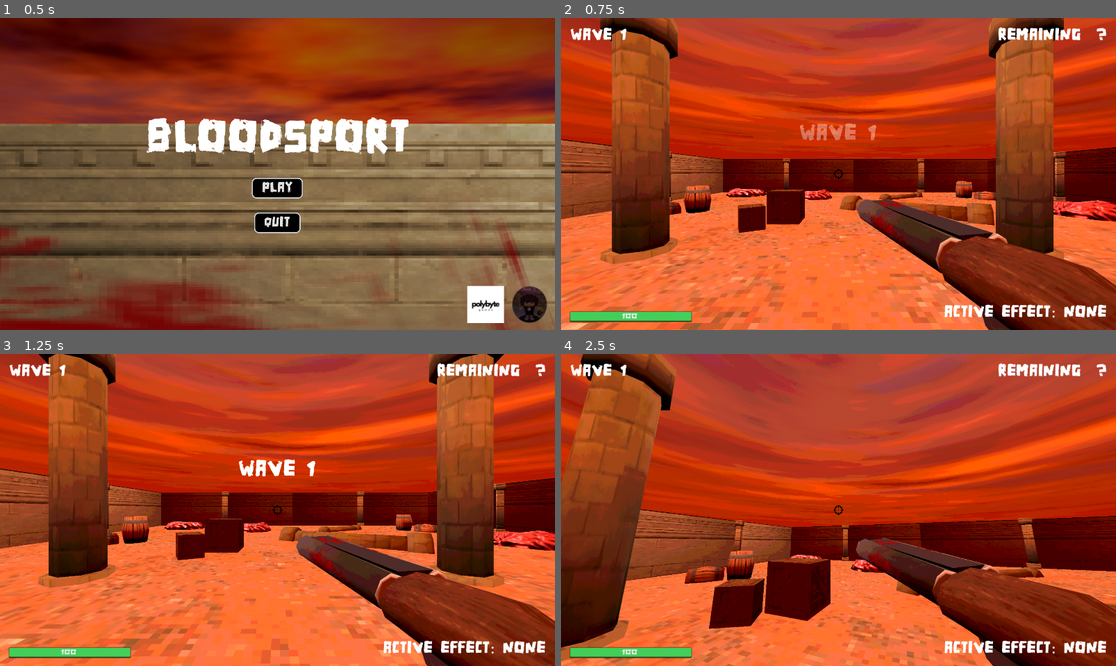
Above: before the commit, frames 1-4 (two rows, left to right).
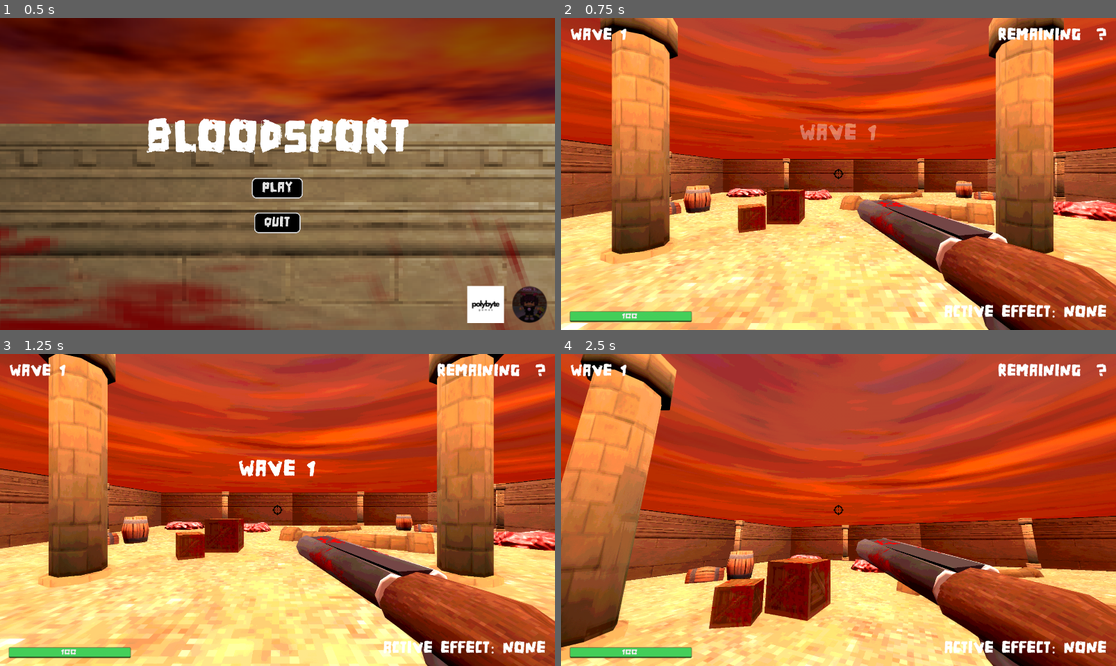
Above: after the commit, the same moments.

Repository: dalton-f/bloodsport
Game: Godot game, scene res://Entities/UI/MainMenu/MainMenu.tscn
Two runs of this game, one before a commit and one after it. Both use one fixed random seed, a clock stepped at 60 frames per second and the inputs below.
Inputs (mouse positions are in pixels of both pictures, inside the frame that each line leads up to):
- Up to frame 1 (0.5 s): no input
- Up to frame 2 (0.75 s): click "PLAY" at 0.5 s
- Up to frame 3 (1.25 s): no input
- Up to frame 4 (2.5 s): move the mouse to (866, 510) at 1.27 s; hold Ctrl (crouch) 1.28-2.03 s; hold W (up) from 1.28 s (still down); tap Space (jump) at 1.52, 2.27 s; move the mouse to (810, 510) at 2.02 s; click (810, 510) at 2.1 s

Frame 1 is identical in both runs. In frame 2, 54% of the frame differs, in the area x 0-100%, y 0-100%; in frame 3, 55%; in frame 4, 43%.

Commit message:
Minor tweaks

Diff:
--- a/Entities/UI/MainMenu/MainMenu.gd
+++ b/Entities/UI/MainMenu/MainMenu.gd
@@ -3,12 +3,13 @@
 
 # Access the play and exit buttons by using their unique names (need to be toggled in the node tree)
 func _ready():
-	AudioManager.play_music(music)
-
 	%Play.pressed.connect(play)
 	%Quit.pressed.connect(exit)
 	%PolybyteCredit.pressed.connect(polybyte)
 	%RoachCredit.pressed.connect(roach)
+
+	AudioManager.play_music(music)
+
 
 # Load the main game scene after it has been loaded
 func play():
--- a/Entities/WaveManager/WaveManager.gd
+++ b/Entities/WaveManager/WaveManager.gd
@@ -11,26 +11,26 @@
 			{"scene": preload("res://Entities/Enemies/Enemy.tscn"), "count": 3},
 		],
 	},
-	#{
-		#"enemies": [
-			#{"scene": preload("res://Entities/Enemies/Enemy.tscn"), "count": 5},
-		#],
-	#},
-		#{
-		#"enemies": [
-			#{"scene": preload("res://Entities/Enemies/Enemy.tscn"), "count": 7},
-		#],
-	#},
-		#{
-		#"enemies": [
-			#{"scene": preload("res://Entities/Enemies/Enemy.tscn"), "count": 7},
-		#],
-	#},
-			#{
-		#"enemies": [
-			#{"scene": preload("res://Entities/Enemies/Enemy.tscn"), "count": 7},
-		#],
-	#}
+	{
+		"enemies": [
+			{"scene": preload("res://Entities/Enemies/Enemy.tscn"), "count": 5},
+		],
+	},
+		{
+		"enemies": [
+			{"scene": preload("res://Entities/Enemies/Enemy.tscn"), "count": 7},
+		],
+	},
+		{
+		"enemies": [
+			{"scene": preload("res://Entities/Enemies/Enemy.tscn"), "count": 7},
+		],
+	},
+			{
+		"enemies": [
+			{"scene": preload("res://Entities/Enemies/Enemy.tscn"), "count": 7},
+		],
+	}
 ]
 
 var current_wave := 0
--- a/Entities/Weapons/WeaponsManager/WeaponsManager.gd
+++ b/Entities/Weapons/WeaponsManager/WeaponsManager.gd
@@ -81,3 +81,6 @@
 
 func set_range_mult(mult):
 	range_mult = mult
+
+func set_attack_speed_mult(mult):
+	attack_speed_mult = mult
--- a/Entities/World/GameManager.gd
+++ b/Entities/World/GameManager.gd
@@ -45,6 +45,12 @@
 	player.global_transform = Transform3D()
 	player.health_component.heal(999)
 
+	player.wave_display.visible = true
+	player.enemies_remaining_display.visible = true
+	player.health_bar.visible = true
+
+	player.remove_all_effects()
+
 	# Unpause game
 	win_menu.visible = false
 	Engine.time_scale = 1
--- a/Entities/World/World.tscn
+++ b/Entities/World/World.tscn
@@ -72,12 +72,19 @@
 environment = SubResource("Environment_1j0jg")
 
 [node name="DirectionalLight3D" type="DirectionalLight3D" parent="SubViewportContainer/SubViewport/World"]
-transform = Transform3D(-0.8660254, -0.43301278, 0.25, 0, 0.49999997, 0.86602545, -0.50000006, 0.75, -0.43301266, 0, 0, 0)
+transform = Transform3D(-0.8660254, -0.43301278, 0.25, 0, 0.49999997, 0.86602545, -0.50000006, 0.75, -0.43301266, 0, 4, 0)
 light_energy = 0.705
 light_indirect_energy = 0.883
 light_specular = 2.7
 shadow_enabled = true
 
+[node name="DirectionalLight3D2" type="DirectionalLight3D" parent="SubViewportContainer/SubViewport/World"]
+transform = Transform3D(0.9659258, 0.22414383, -0.12940954, 2.7805948e-08, 0.49999994, 0.86602545, 0.25881904, -0.8365164, 0.48296285, -137, 9, 0)
+light_energy = 0.705
+light_indirect_energy = 0.883
+light_specular = 2.7
+shadow_enabled = true
+
 [node name="Player" parent="SubViewportContainer/SubViewport/World" instance=ExtResource("1_8rr0o")]
 transform = Transform3D(1.3113416e-07, 0, -1, 0, 1, 0, 1, 0, 1.3113416e-07, 0, 0, 0)
 
